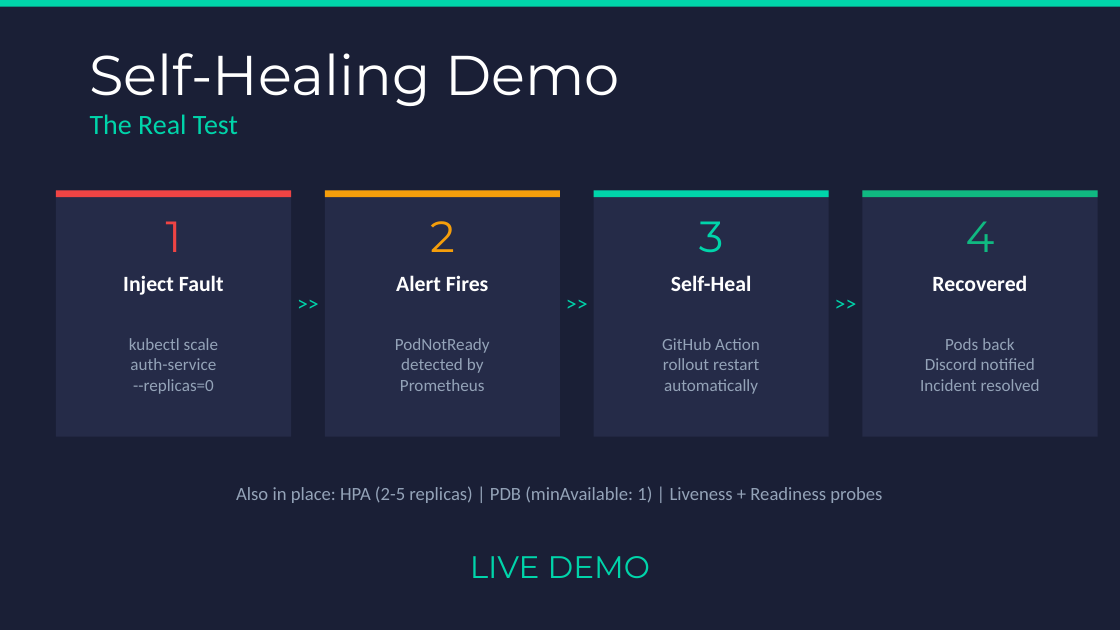
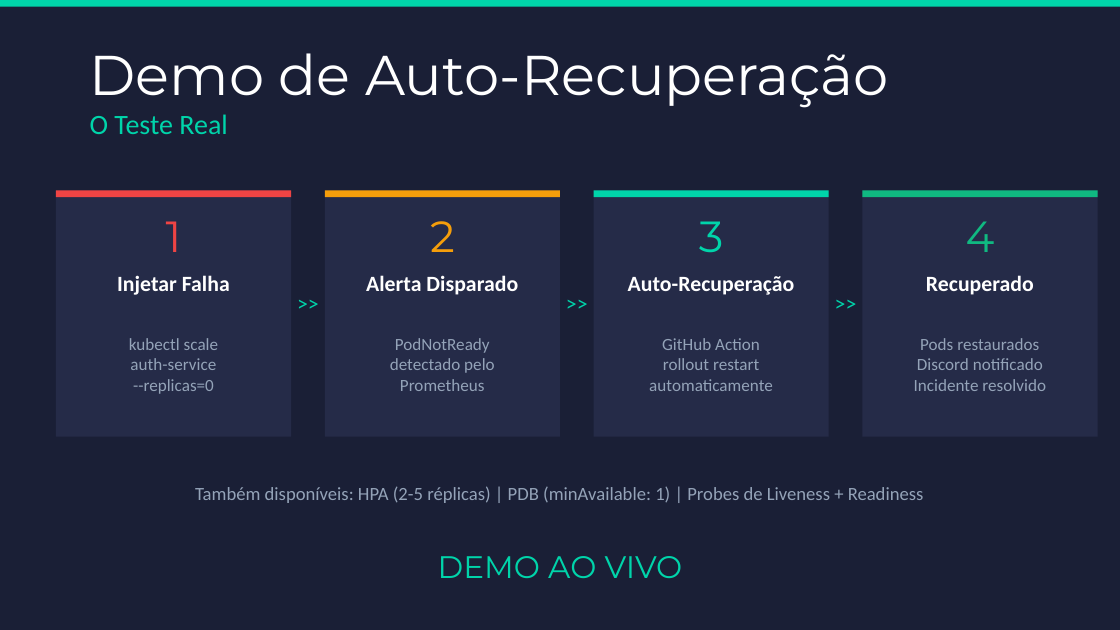
Before and after one commit to rivachef/TC4-ToggleMaster, a slide deck: slide 9 of docs/ToggleMaster-Phase4-Presentation.pptx. Drawn at 1120x630 pixels with LibreOffice and Linux fonts; fonts in the diff are those of the drawing. Boxes give left, top, right and bottom in pixels: in the first picture for what was removed or moved away, otherwise in the second. Text is boxed around its words. In the diff, an @@ line names an element or a change of style, - is before the commit and + after.

```diff
--- a/docs/ToggleMaster-Phase4-Presentation.pptx
+++ b/docs/ToggleMaster-Phase4-Presentation.pptx
@@ text at [90, 53, 889, 108]: text changed @@
-Self-Healing Demo
+Demo de Auto-Recuperação
@@ text at [90, 114, 227, 134]: text changed @@
-The Real Test
+O Teste Real
@@ text at [117, 275, 230, 295]: text changed @@
-Inject Fault
+Injetar Falha
@@ text at [366, 275, 518, 295]: text changed @@
-Alert Fires
+Alerta Disparado
@@ text at [628, 276, 795, 295]: text changed @@
-Self-Heal
+Auto-Recuperação
@@ text at [926, 275, 1034, 295]: text changed @@
-Recovered
+Recuperado
@@ text at [390, 358, 494, 373]: text changed @@
-detected by
+detectado pelo
@@ text at [914, 338, 1046, 391]: text changed @@
-Pods back
-Discord notified
-Incident resolved
+Pods restaurados
+Discord notificado
+Incidente resolvido
@@ text at [649, 379, 773, 391]: text changed @@
-automatically
+automaticamente
@@ text at [195, 486, 924, 503]: text changed @@
-Also in place: HPA (2-5 replicas) | PDB (minAvailable: 1) | Liveness + Readiness probes
+Também disponíveis: HPA (2-5 réplicas) | PDB (minAvailable: 1) | Probes de Liveness + Readiness
@@ text at [438, 556, 683, 578]: text changed @@
-LIVE DEMO
+DEMO AO VIVO
```
Also in this commit, not shown: 12 other slides changed, 1 other file.
